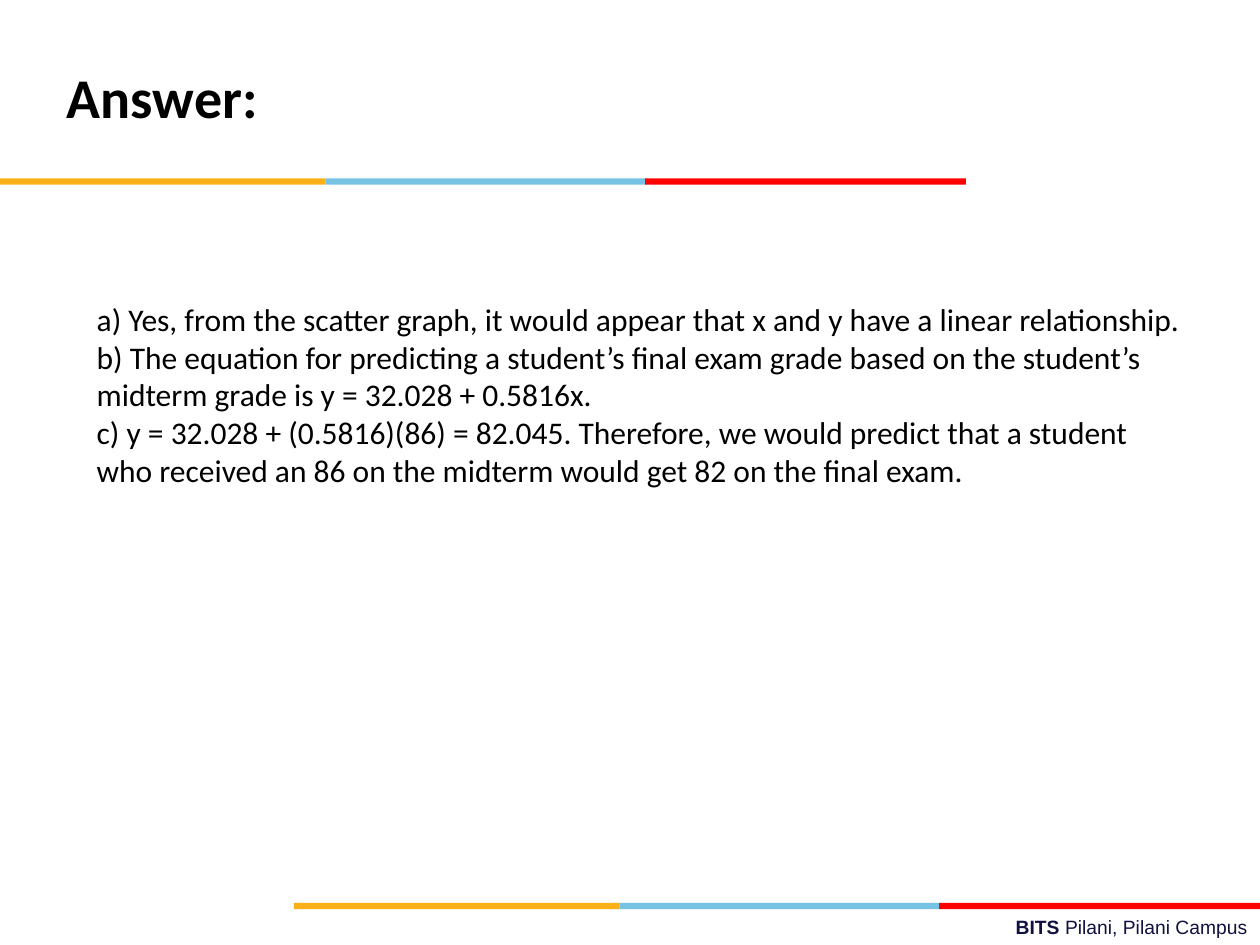
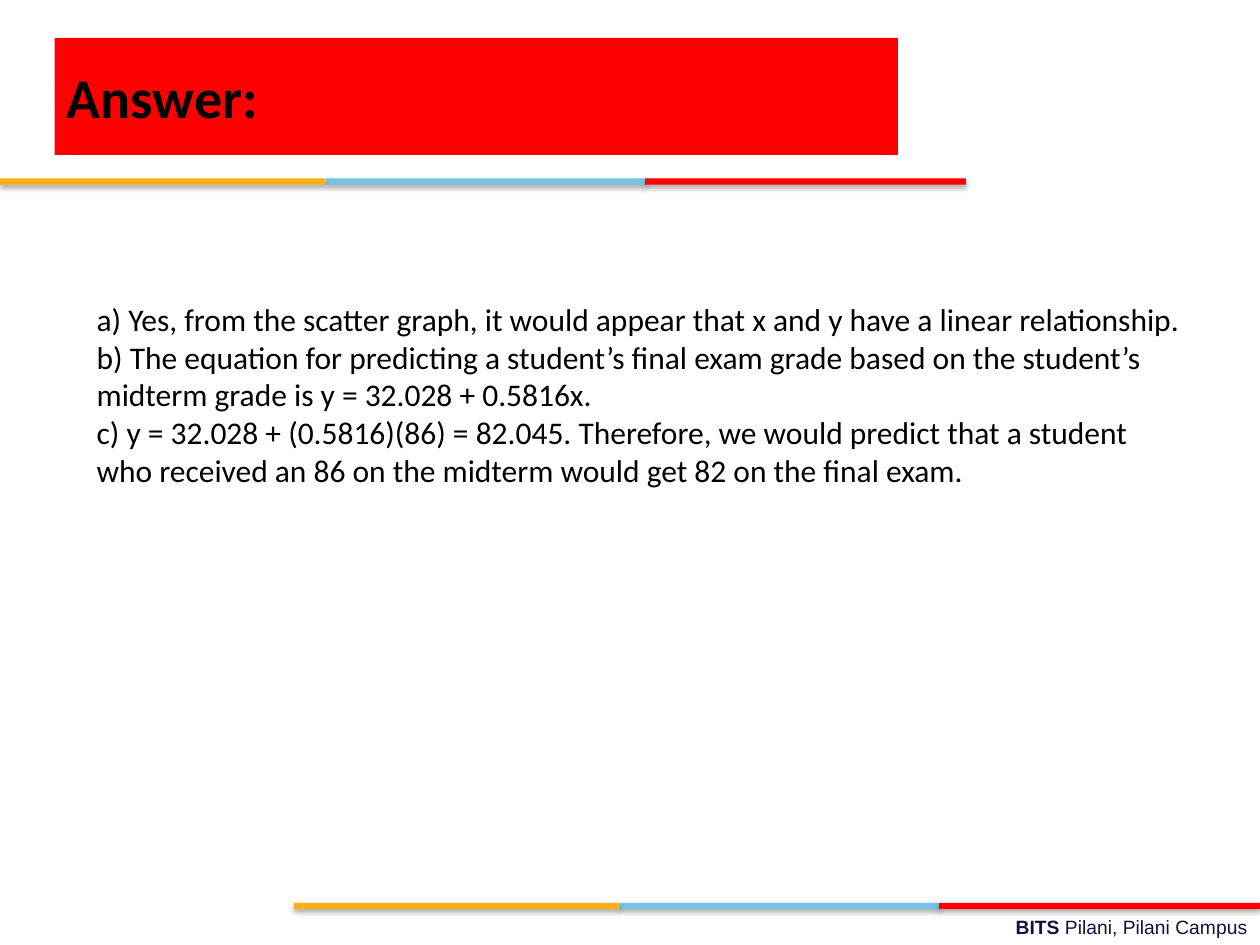
Before and after one commit to ElisonSherton/MTech_DSE, a slide deck: slide 48 of Sem1/DM/lecture_slides/Review session.pptx. Drawn at 1260x945 pixels with LibreOffice and Linux fonts; fonts in the diff are those of the drawing; background and template pictures are left out. Boxes give left, top, right and bottom in pixels: in the first picture for what was removed or moved away, otherwise in the second. Text is boxed around its words. In the diff, an @@ line names an element or a change of style, - is before the commit and + after.

```diff
--- a/Sem1/DM/lecture_slides/Review session.pptx
+++ b/Sem1/DM/lecture_slides/Review session.pptx
@@ rectangle "Answer:": place and size @@
-rectangle "Answer:" at box(67, 81, 258, 119)
+rectangle "Answer:" at box(54, 38, 897, 155)
@@ rectangle "Answer:" at box(54, 38, 897, 155): fill none to #FF0000 @@
@@ shadow on in 6 elements at box(620, 903, 941, 910), box(294, 903, 619, 910), box(939, 903, 1260, 910), box(325, 179, 646, 185), box(0, 179, 325, 185), box(645, 179, 966, 185) @@
```
Also in this commit, not shown: 51 other slides changed, 15 other files.
